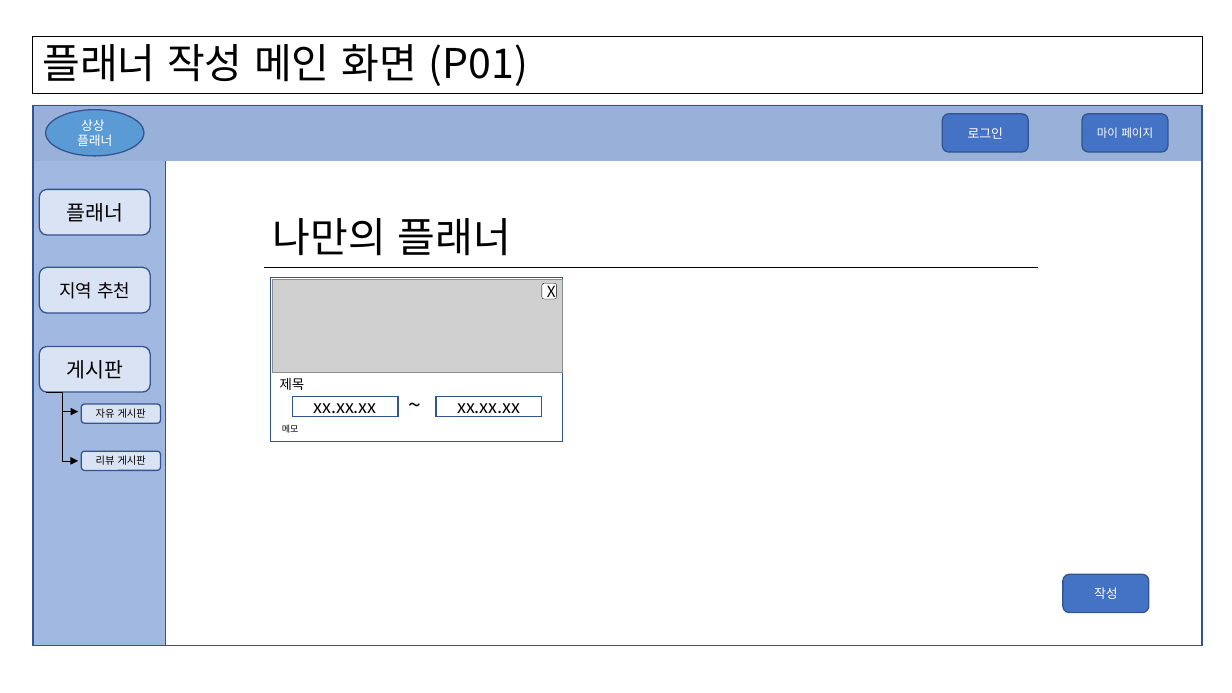
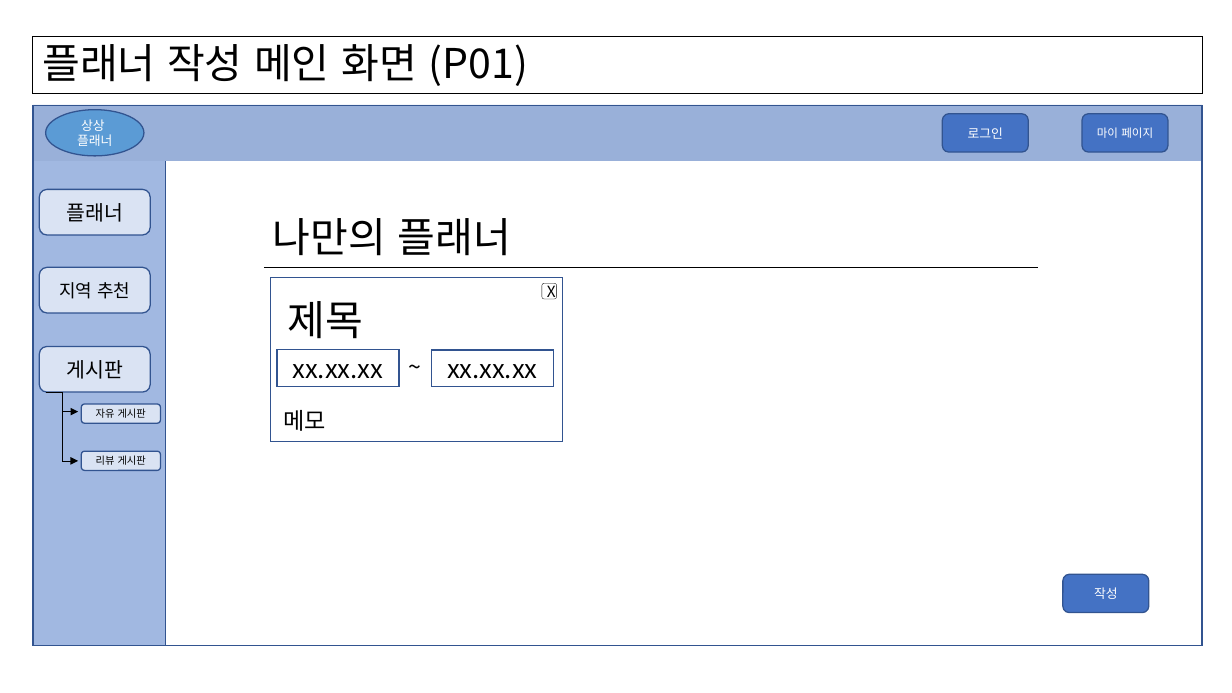
Before and after one commit to whatnameshouldido/sbsj_planner, a slide deck: slide 2 of screen/화면설계서_플래너(강준서).pptx. Drawn at 1232x693 pixels with LibreOffice and Linux fonts; fonts in the diff are those of the drawing; grey boxes stand for pictures. Boxes give left, top, right and bottom in pixels: in the first picture for what was removed or moved away, otherwise in the second. Text is boxed around its words. In the diff, an @@ line names an element or a change of style, - is before the commit and + after.

Commit message:
필요한 화면들 더 추가(경고창 및 스팟 추가창)
필요한 화면들 더 추가(경고창 및 스팟 추가창)

```diff
--- a/screen/화면설계서_플래너(강준서).pptx
+++ b/screen/화면설계서_플래너(강준서).pptx
@@ picture removed at (273, 280, 562, 373) @@
@@ text "제목": place and size @@
-text "제목" at (280, 378, 305, 390)
+text "제목" at (288, 301, 364, 339)
@@ text "제목" at (288, 301, 364, 339): size 10.5 to 32 pt @@
@@ rectangle "xx.xx.xx": place and size @@
-rectangle "xx.xx.xx" at (292, 396, 397, 416)
+rectangle "xx.xx.xx" at (277, 349, 399, 386)
@@ rectangle "xx.xx.xx" at (277, 349, 399, 386): size 14 to 20 pt @@
@@ text "~": place and size @@
-text "~" at (399, 386, 434, 423)
+text "~" at (399, 348, 434, 385)
@@ rectangle "xx.xx.xx" at (432, 350, 554, 387): size 14 to 20 pt @@
@@ rectangle "xx.xx.xx": place and size @@
-rectangle "xx.xx.xx" at (436, 396, 542, 416)
+rectangle "xx.xx.xx" at (432, 350, 554, 387)
@@ text "메모": place and size @@
-text "메모" at (282, 424, 298, 433)
+text "메모" at (283, 410, 326, 431)
@@ text "메모" at (283, 410, 326, 431): size 7 to 18 pt @@
```
Also in this commit, not shown: 2 slides added.
